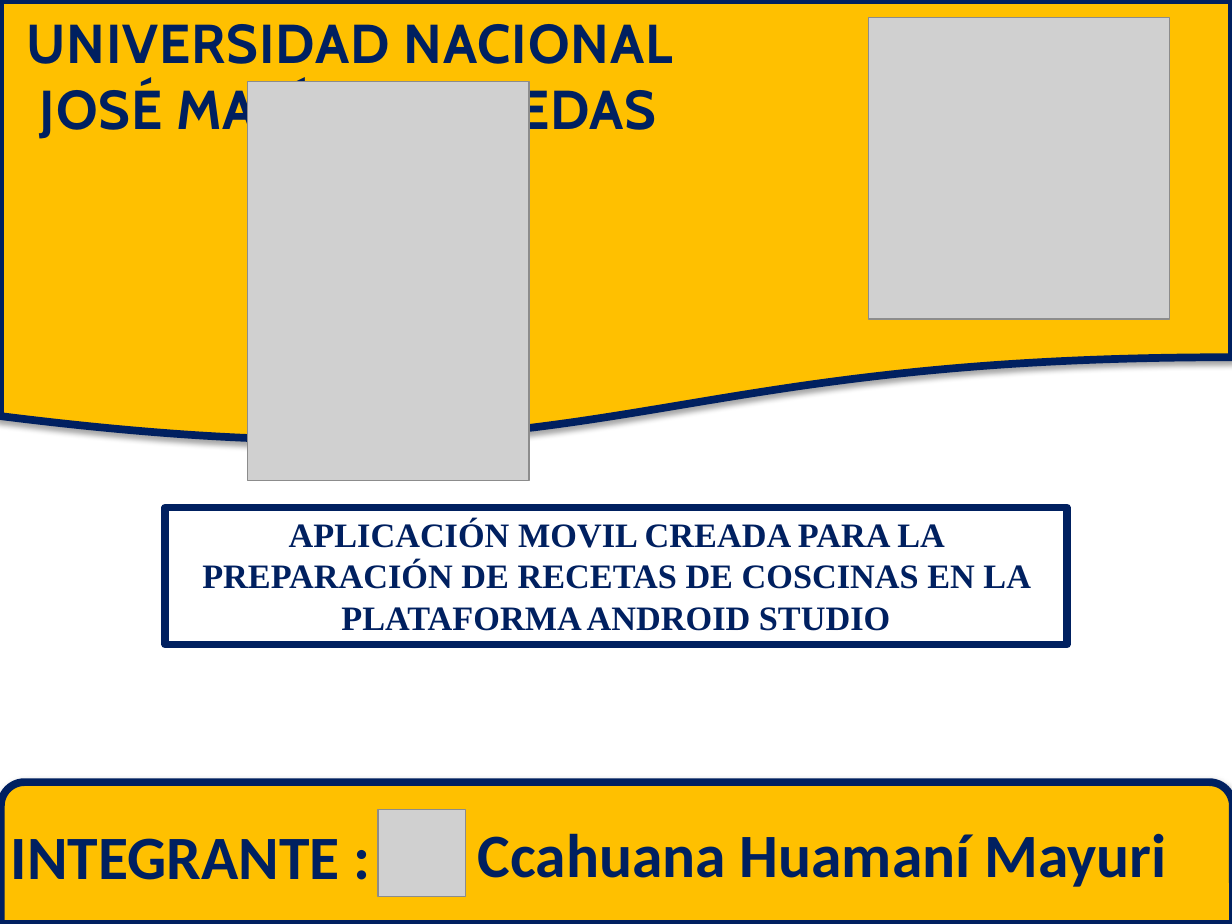
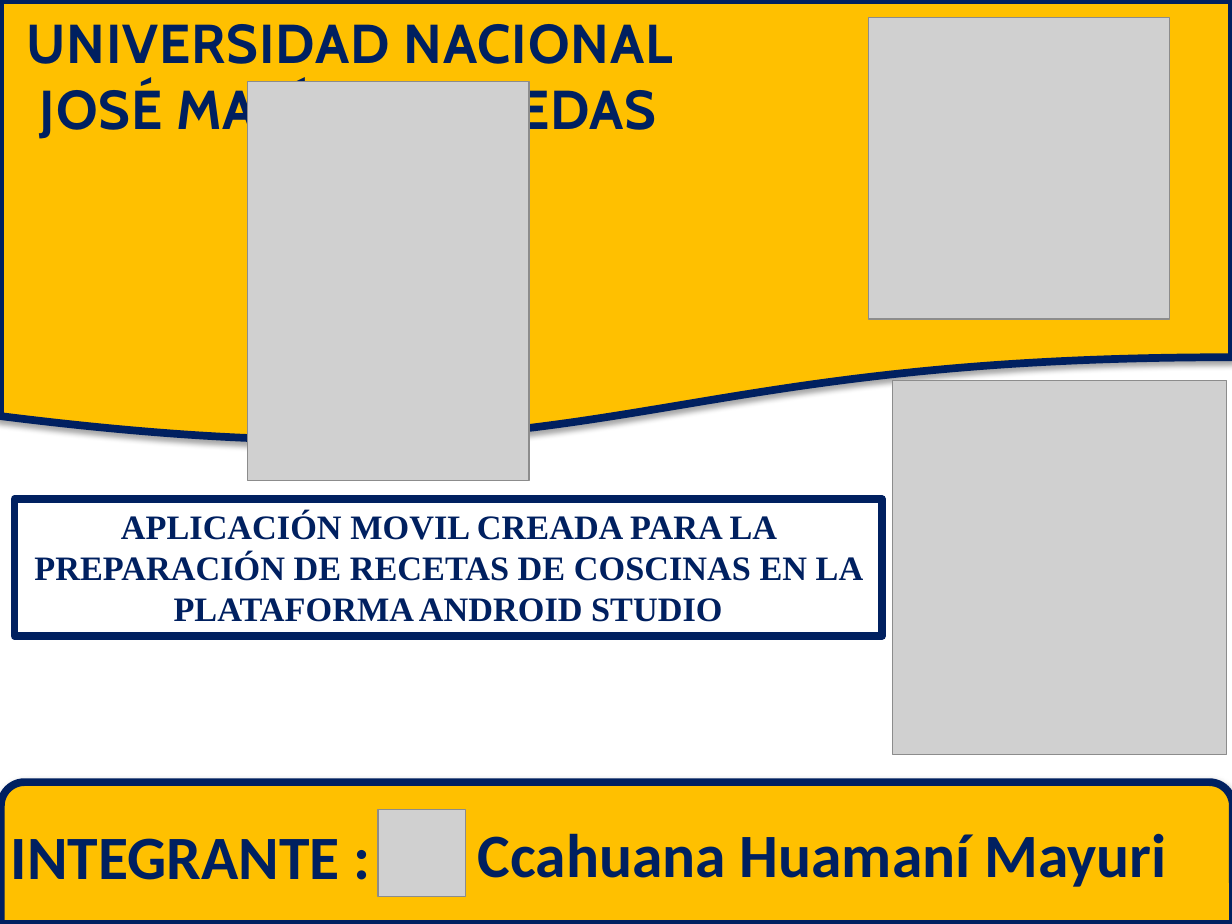
Before and after one commit to mayuri7/Requerimeintos, a slide deck: slide 1 of DOCUMENTACIÓN/APPRECETA.pptx. Drawn at 1232x924 pixels with LibreOffice and Linux fonts; fonts in the diff are those of the drawing; grey boxes stand for pictures. Boxes give left, top, right and bottom in pixels: in the first picture for what was removed or moved away, otherwise in the second. Text is boxed around its words. In the diff, an @@ line names an element or a change of style, - is before the commit and + after.

```diff
--- a/DOCUMENTACIÓN/APPRECETA.pptx
+++ b/DOCUMENTACIÓN/APPRECETA.pptx
@@ picture added at [893,381,1227,755] @@
@@ rectangle "APLICACIÓN MOVIL CREADA PARA LA ...": place and size @@
-rectangle "APLICACIÓN MOVIL CREADA PARA LA ..." at [165,508,1067,644]
+rectangle "APLICACIÓN MOVIL CREADA PARA LA ..." at [15,499,882,636]
```
Also in this commit, not shown: 1 other file.
